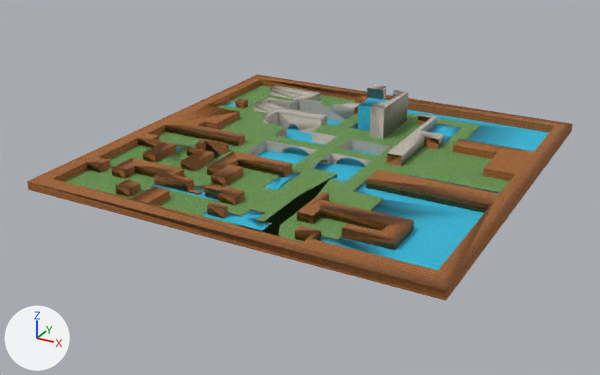
The COLLADA model python/vworld2/models/vworld-grid-24.dae, before and after one commit.
One viewpoint serves both versions: a camera (50 mm lens) standing at (174.7, -164.4, 99.7) and looking at (55.8, 51.7, -8.4). Every picture has the same lights, and +X, +Y and +Z are marked at lower left. Vertices at the same position are counted once.

Names of what the first picture shows: 'SketchUp'.
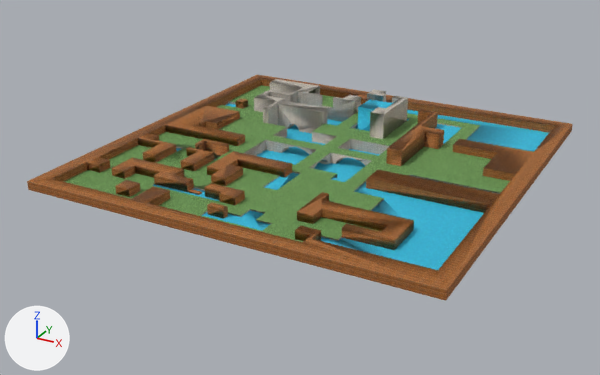
Where the change shows, as pixel boxes (x1, y1, x2, y2) in the pictures (600 x 375 px; the box of a moved part takes in the faces that stretch with it):
part 1 of me_sketchup, moved or reshaped
    before: (254, 80, 550, 166)
    after: (254, 79, 444, 166)
part 2 of me_sketchup, surface changed
    both: (36, 75, 572, 290)

The change, as a diff of the scene's bpy script:
```diff
--- a/python/vworld2/models/vworld-grid-24.dae.py
+++ b/python/vworld2/models/vworld-grid-24.dae.py
@@ me_sketchup @@
 # used by ob_sketchup; location = (0.0, 0.0, 0.0)
-me_sketchup.from_pydata(...)  # 751 vertices, 1527 faces; spans x -5.0..125.0, y -5.0..125.0, z -3.7..11.1
+me_sketchup.from_pydata(...)  # 703 vertices, 1424 faces; spans x -5.0..125.0, y -5.0..125.0, z -3.7..8.9
+# me_sketchup part 1: 1 vertex moved from x 41.2, y 104.1, z 2.6 to x 41.2, y 105.0, z 5.3; 83 vertices removed from x 0.7..90.5, y 65.0..120.0, z -0.9..11.1; 59 vertices added at x 10.0..90.0, y 65.0..115.0, z 5.3..8.9
+# me_sketchup part 2: 654 kept faces spanning x -5.0..125.0, y -5.0..125.0, z -3.7..5.3 get new texture (UV) coordinates
 me_sketchup.materials.append(mat_wood_floor_dark)
@@ me_sketchup @@
 me_sketchup.materials.append(mat_vegetation_grass_artificial)
-me_sketchup.materials.append(mat_brick_tumbled)  # picture img_brick_tumbled__jpg
-me_sketchup.materials.append(mat_water_pool)  # picture img_water_pool__jpg
-me_sketchup.materials.append(mat_material)  # white #ffffff
```
